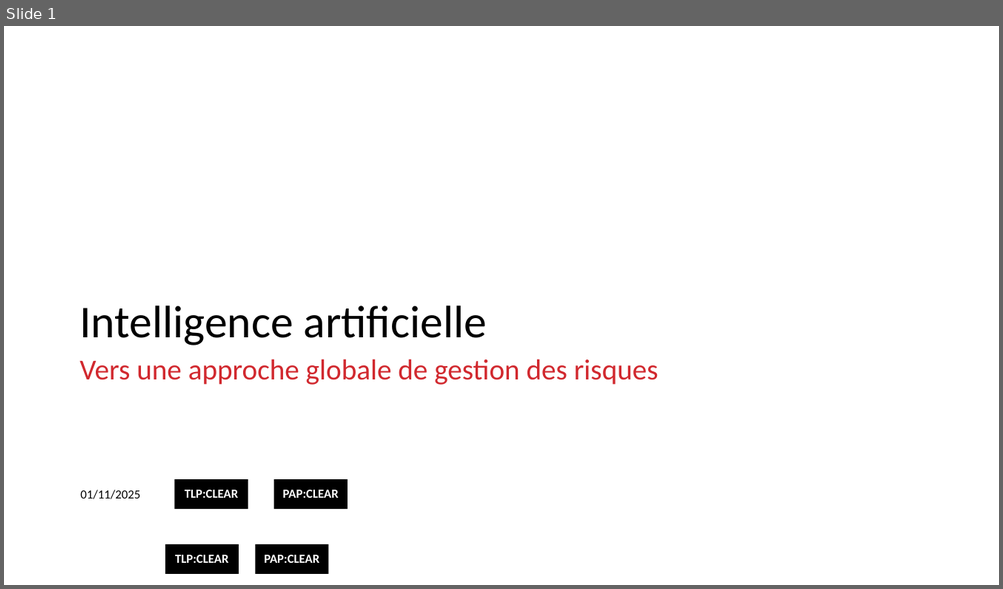
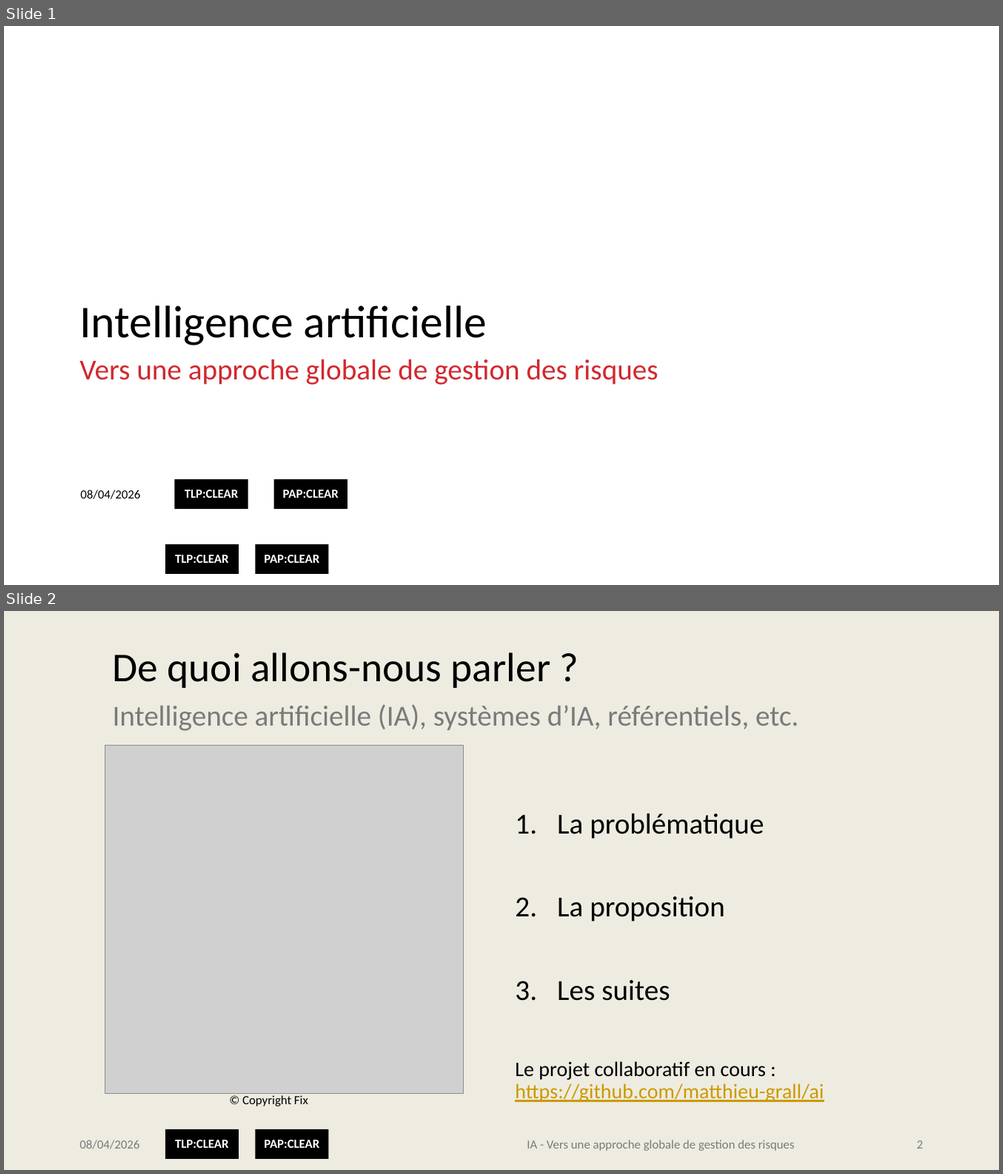
Before and after one commit to matthieu-grall/ai, a slide deck: fr/IA - Gestion des risques - Présentation.pptx. Shown one above the other, each under a label of ours: slide 1 before the commit, slides 1 and 2 after it. The pictures are 1003x589 and 1003x1174 pixels, drawn with LibreOffice and Linux fonts; fonts in the diff are those of the drawing; grey boxes stand for pictures; background and template pictures are left out. Boxes give left, top, right and bottom in pixels: in the first picture for what was removed or moved away, otherwise in the second. Text is boxed around its words. In the diff, an @@ line names an element or a change of style, - is before the commit and + after.

```diff
--- a/fr/IA - Gestion des risques - Présentation.pptx
+++ b/fr/IA - Gestion des risques - Présentation.pptx
@@ slide 2 added at (4,611,999,1170), background #EEECE1; not listed: 2 template elements that a slide beside it also shows @@
@@ title added at (113,652,550,688), 39.6 pt, text #000000 @@
+De quoi allons-nous parler ?
@@ text added at (113,705,798,731), 28 pt, text #7A7A7A @@
+Intelligence artificielle (IA), systèmes d’IA, référentiels, etc.
@@ picture added at (105,745,463,1094) @@
@@ text added at (515,813,823,1102), 20 pt, text #000000 @@
+1. La problématique
+2. La proposition
+3. Les suites
+Le projet collaboratif en cours : https://github.com/matthieu-grall/ai
@@ text added at (242,1096,308,1107), 12 pt, text #000000 @@
+© Copyright Fix
@@ text added at (79,1140,139,1150), 12 pt, text #7A7A7A @@
+08/04/2026
@@ text added at (526,1140,794,1151), 12 pt, text #7A7A7A @@
+IA - Vers une approche globale de gestion des risques
@@ page number added at (916,1141,922,1149), 12 pt, text #7A7A7A @@
+2
@@ slide 1 changed as well @@
@@ text at (80,490,140,500): text changed @@
-01/11/2025
+08/04/2026
```
Also in this commit, not shown: 11 other slides changed, 7 other slides added, 1 other file.
